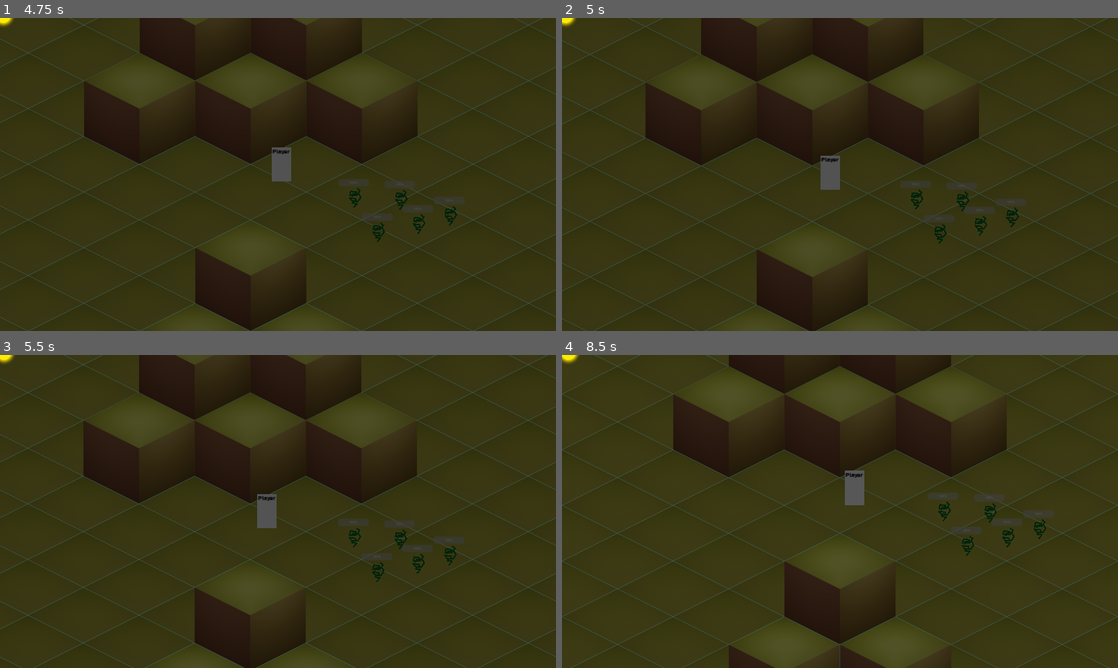
Above: before the commit, frames 1-4 (two rows, left to right).
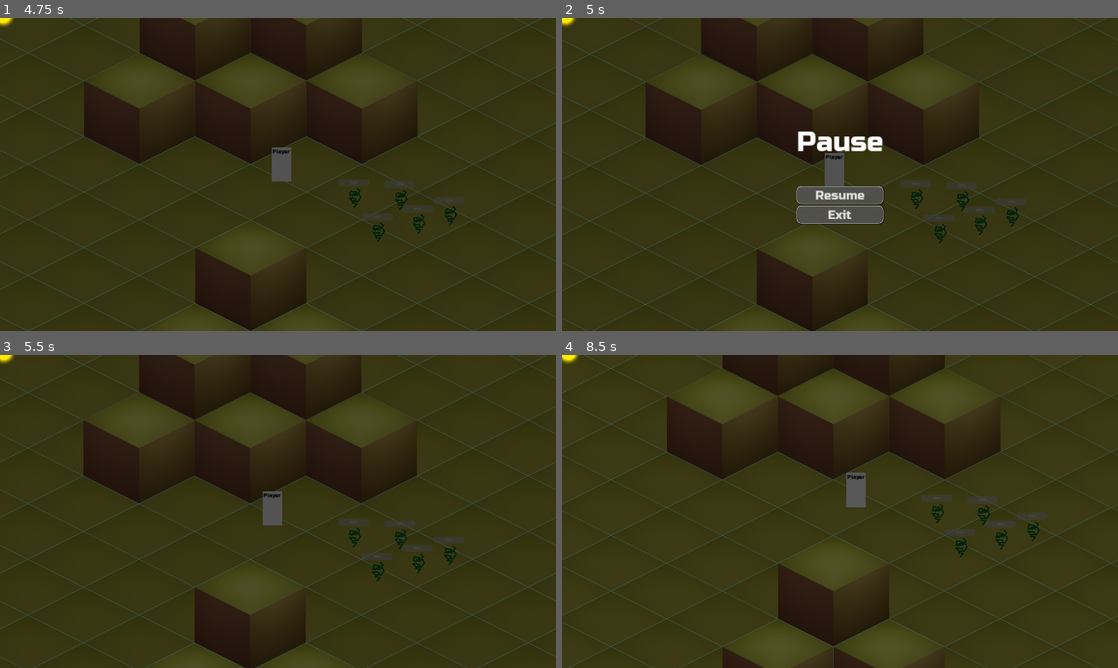
Above: after the commit, the same moments.

Repository: lorentzo/jagoda-jam
Game: Godot game, scene res://Scenes/MainMenu.tscn
Same seed, same stepped clock (60 frames per second), same inputs: the game is played once before the commit and once after it.
Inputs (mouse positions are in pixels of both pictures, inside the frame that each line leads up to):
- Up to frame 1 (4.75 s): click "Play" at 0.5 s; tap Enter at 1.25 s; hold Right (walk-right) 1.28-2.03 s; hold Down (walk-down) 2.03-2.78 s; hold Right (walk-right) 2.78-3.53 s; hold Up (walk-up) 3.53-4.28 s; hold Left (walk-left) from 4.28 s (still down)
- Up to frame 2 (5 s): keep holding Left (walk-left); tap Escape (pause, bound only after the commit) at 4.9 s
- Up to frame 3 (5.5 s): release Left (walk-left) at 5 s; click (278, 533) at 5 s, where only the run after the commit has a clickable "Resume"
- Up to frame 4 (8.5 s): hold Left (walk-left) 5.78-6.53 s; hold Down (walk-down) 6.53-7.28 s; hold Right (walk-right) 7.28-8.03 s; hold Up (walk-up) from 8.03 s (still down)

Frame 1 is identical in both runs. In frame 2, 4.8% of the frame differs, in the area x 0-100%, y 0-100%; in frame 3, 0.6%; in frame 4, 7.0%.

Commit message:
Implement the game pause

Diff:
--- a/jagoda/Scenes/Game.gd
+++ b/jagoda/Scenes/Game.gd
@@ -24,6 +24,10 @@
 
 	day_changed.emit()
 
+func _input(event):
+	if event.is_action_pressed("pause"):
+		self._pause()
+
 func _process(delta):
 	var day_progress: float = min(time_passed / DAY_LENGTH_SECONDS, 1)
 	var sun_intensity: float = sin(day_progress * PI)
@@ -36,3 +40,6 @@
 	if is_equal_approx(day_progress, 1):
 		self.hide()
 		loading.load_scene(MAIN_MENU_SCENE)
+
+func _pause():
+	$HUD/PauseMenu.show()
--- a/jagoda/Scenes/Game.tscn
+++ b/jagoda/Scenes/Game.tscn
@@ -6,8 +6,10 @@
 [ext_resource type="AudioStream" uid="uid://cha4kgf62hkx0" path="res://Assets/Sound/theme.ogg" id="4_8ifn4"]
 [ext_resource type="PackedScene" uid="uid://ctkkf7cs18f3e" path="res://Scenes/Plant.tscn" id="5_7g35u"]
 [ext_resource type="Texture2D" uid="uid://dtxdtxlg4c72f" path="res://Assets/sun_shiny.png" id="6_mt8ms"]
+[ext_resource type="PackedScene" uid="uid://c32dlq6uur6e3" path="res://Scenes/PauseMenu.tscn" id="7_v1sht"]
 
 [node name="Game" type="Node2D"]
+process_mode = 1
 script = ExtResource("1_fxwml")
 
 [node name="TileMap" type="TileMap" parent="."]
@@ -57,3 +59,6 @@
 position = Vector2(0, -5)
 scale = Vector2(0.3, 0.3)
 texture = ExtResource("6_mt8ms")
+
+[node name="PauseMenu" parent="HUD" instance=ExtResource("7_v1sht")]
+visible = false
--- /dev/null
+++ b/jagoda/Scenes/PauseMenu.gd
@@ -0,0 +1,23 @@
+extends Control
+
+const MAIN_MENU_SCENE: String = "res://Scenes/MainMenu.tscn"
+
+@onready var loading = get_node("/root/Loading")
+
+func _on_visibility_changed():
+	var tree = get_tree()
+	if tree == null:
+		return
+	tree.paused = self.visible
+
+func _input(event):
+	if self.visible and event.is_action_pressed("pause"):
+		self.accept_event()
+		self.hide()
+
+func _on_resume_button_pressed():
+	self.hide()
+
+func _on_exit_button_pressed():
+	self.hide()
+	loading.load_scene(MAIN_MENU_SCENE)
--- /dev/null
+++ b/jagoda/Scenes/PauseMenu.tscn
@@ -0,0 +1,52 @@
+[gd_scene load_steps=3 format=3 uid="uid://c32dlq6uur6e3"]
+
+[ext_resource type="Theme" uid="uid://dh2skylq4em3t" path="res://Themes/MainMenu.tres" id="1_c48vi"]
+[ext_resource type="Script" path="res://Scenes/PauseMenu.gd" id="1_mpvl5"]
+
+[node name="PauseMenu" type="Control"]
+process_mode = 2
+layout_mode = 3
+anchors_preset = 15
+anchor_right = 1.0
+anchor_bottom = 1.0
+grow_horizontal = 2
+grow_vertical = 2
+script = ExtResource("1_mpvl5")
+
+[node name="VBoxContainer2" type="VBoxContainer" parent="."]
+layout_mode = 1
+anchors_preset = 8
+anchor_left = 0.5
+anchor_top = 0.5
+anchor_right = 0.5
+anchor_bottom = 0.5
+offset_left = -61.0
+offset_top = -34.0
+offset_right = 61.0
+offset_bottom = 34.0
+grow_horizontal = 2
+grow_vertical = 2
+theme_override_constants/separation = 64
+
+[node name="Label" type="Label" parent="VBoxContainer2"]
+layout_mode = 2
+theme = ExtResource("1_c48vi")
+theme_override_font_sizes/font_size = 64
+text = "Pause"
+
+[node name="VBoxContainer" type="VBoxContainer" parent="VBoxContainer2"]
+layout_mode = 2
+
+[node name="ResumeButton" type="Button" parent="VBoxContainer2/VBoxContainer"]
+layout_mode = 2
+theme = ExtResource("1_c48vi")
+text = "Resume"
+
+[node name="ExitButton" type="Button" parent="VBoxContainer2/VBoxContainer"]
+layout_mode = 2
+theme = ExtResource("1_c48vi")
+text = "Exit"
+
+[connection signal="visibility_changed" from="." to="." method="_on_visibility_changed"]
+[connection signal="pressed" from="VBoxContainer2/VBoxContainer/ResumeButton" to="." method="_on_resume_button_pressed"]
+[connection signal="pressed" from="VBoxContainer2/VBoxContainer/ExitButton" to="." method="_on_exit_button_pressed"]
--- a/jagoda/project.godot
+++ b/jagoda/project.godot
@@ -46,6 +46,11 @@
 "events": [Object(InputEventKey,"resource_local_to_scene":false,"resource_name":"","device":0,"window_id":0,"alt_presse …(181 unchanged characters)…
 ]
 }
+pause={
+"deadzone": 0.0,
+"events": [Object(InputEventKey,"resource_local_to_scene":false,"resource_name":"","device":0,"window_id":0,"alt_pressed":false,"shift_pressed":false,"ctrl_pressed":false,"meta_pressed":false,"pressed":false,"keycode":0,"physical_keycode":4194305,"key_label":0,"unicode":0,"echo":false,"script":null)
+]
+}
 
 [rendering]
 
Not shown: 1 places in jagoda/Scenes/Game.tscn that only renumber resources
